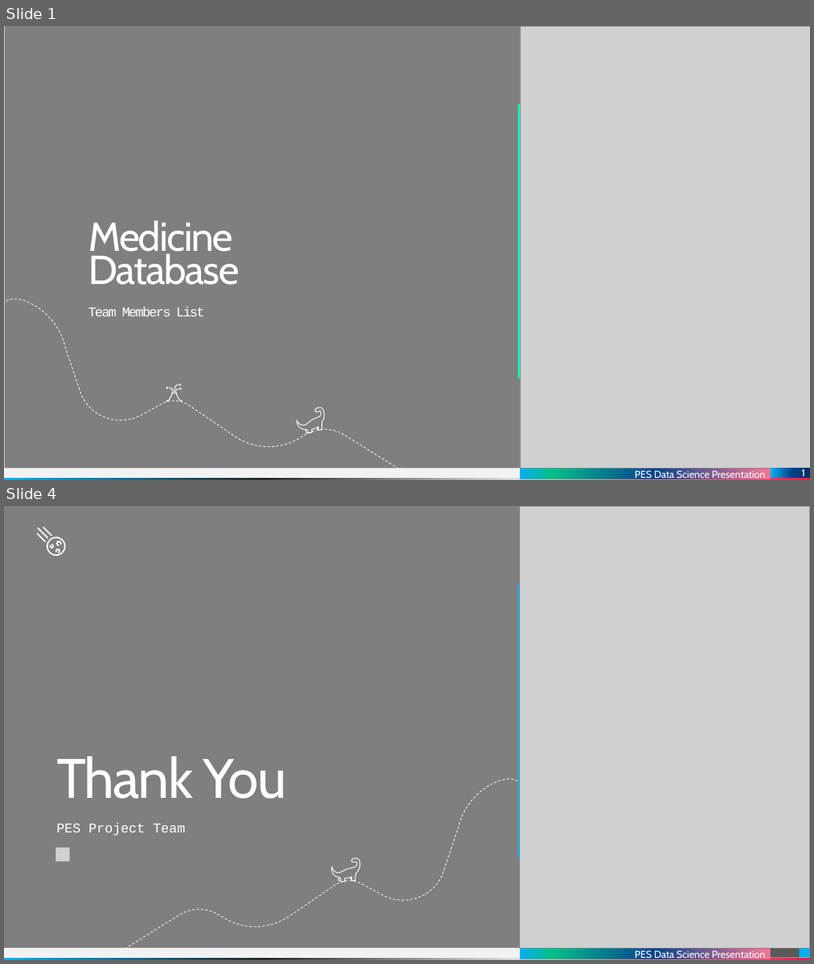
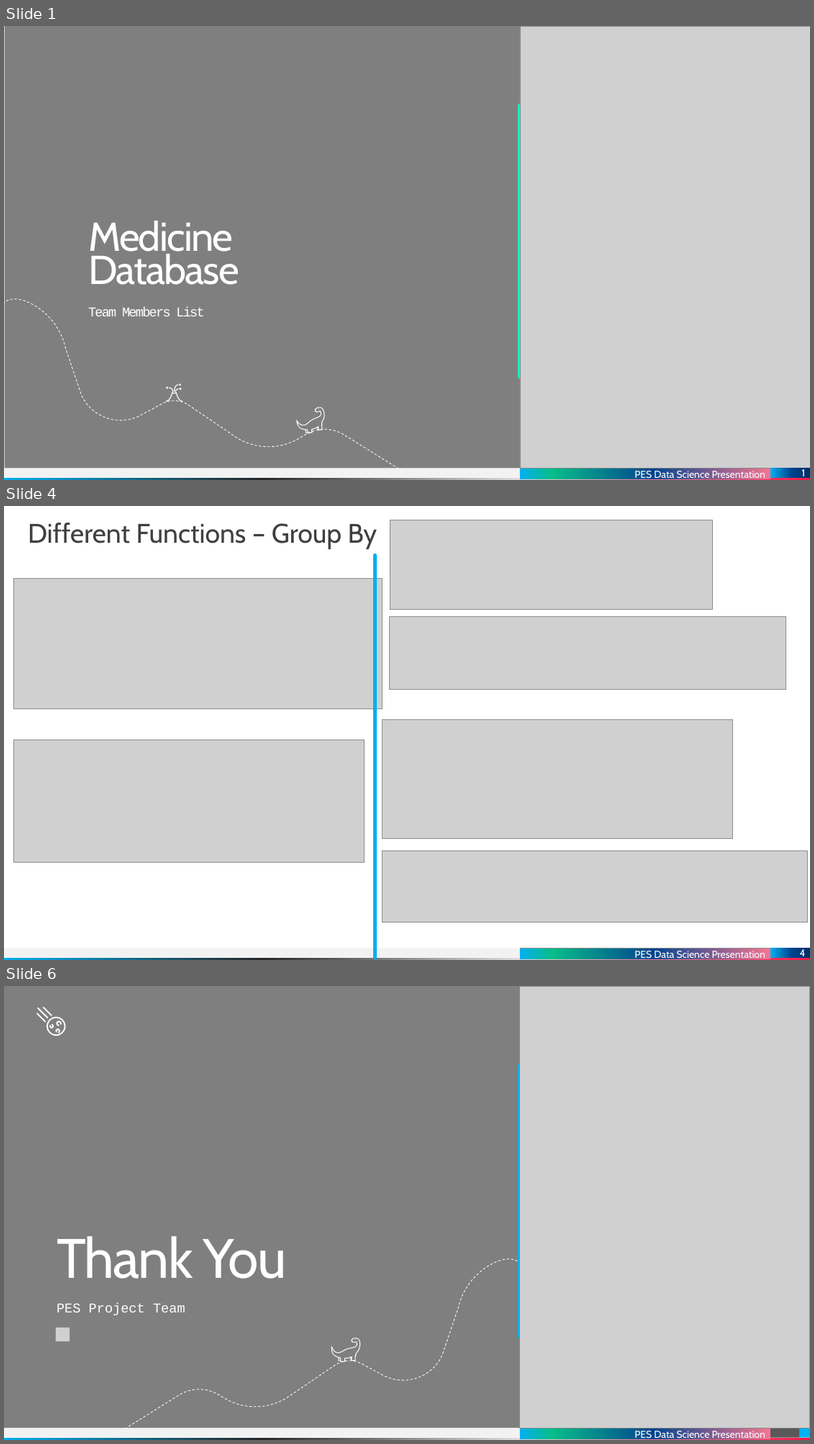
Before and after one commit to dinuthomas/pesmtech, a slide deck: presentation/medicine.pptx. Shown one above the other, each under a label of ours: slides 1 and 4 before the commit, slides 1, 4 and 6 after it; the slides between them are not shown. The pictures are 814x964 and 814x1444 pixels, drawn with LibreOffice and Linux fonts; fonts in the diff are those of the drawing; grey boxes stand for pictures; background and template pictures are left out. Boxes give left, top, right and bottom in pixels: in the first picture for what was removed or moved away, otherwise in the second. Text is boxed around its words. In the diff, an @@ line names an element or a change of style, - is before the commit and + after.

```diff
--- a/presentation/medicine.pptx
+++ b/presentation/medicine.pptx
@@ slide 4 added at (4,506,810,960), background #FFFFFF; not listed: 3 template elements that a slide beside it also shows @@
@@ title added at (28,523,377,548), 32 pt, text #404040 @@
+Different Functions – Group By
@@ picture added at (390,520,713,610) @@
@@ line added from (376, 556) to (376, 957), #00B0F0 5 pt @@
@@ picture added at (14,579,383,709) @@
@@ picture added at (390,617,786,690) @@
@@ picture added at (383,720,733,838) @@
@@ picture added at (13,739,364,862) @@
@@ picture added at (383,851,808,922) @@
@@ rectangle added at (521,949,771,959), fill gradient #F77592 to #004490 to #05BE8A to #00B0F0, 12 pt, text #FFFFFF @@
+PES Data Science Presentation
@@ page number added at (771,947,810,957), fill gradient #003065 to #004490 to #00B0F0, 12 pt, text #FFFFFF @@
+4
@@ what was slide 4 is now slide 6 @@
```
Also in this commit, not shown: 2 slides changed, 1 other slide added, 1 other file.
